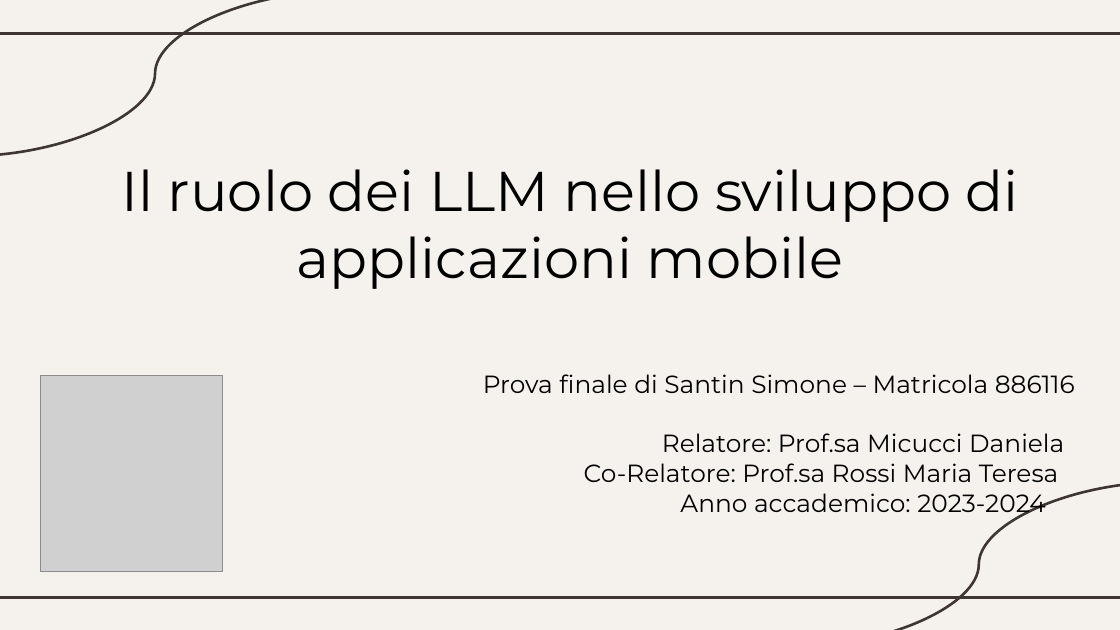
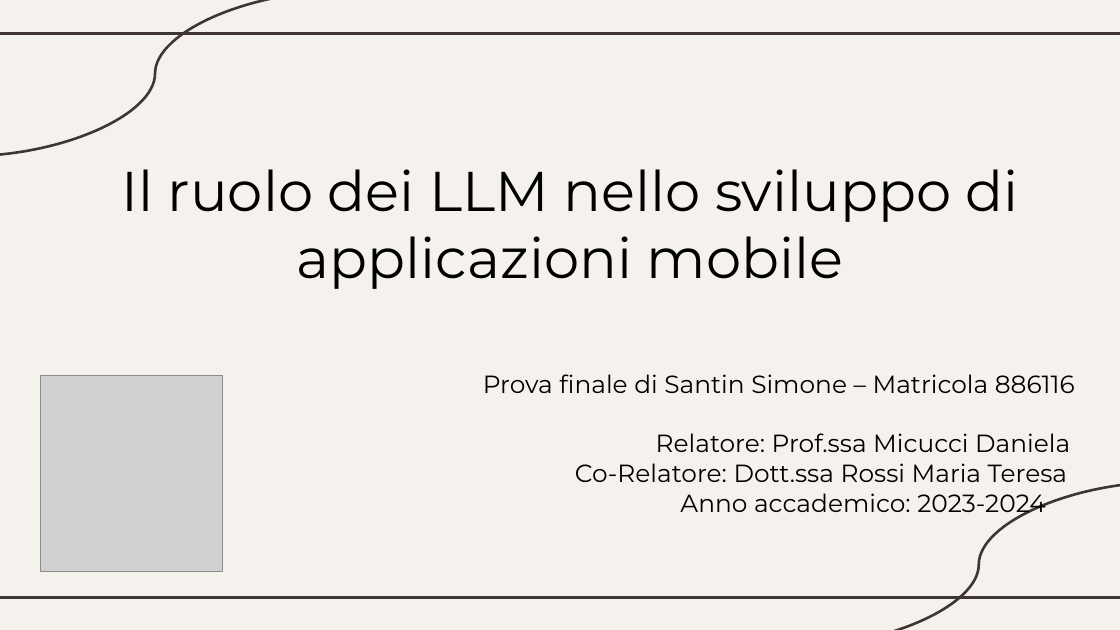
Before and after one commit to SimoneSantin/Tesi_LT_2024, a slide deck: slide 1 of Presentazione_LT_2024.pptx. Drawn at 1120x630 pixels with LibreOffice and Linux fonts; fonts in the diff are those of the drawing; grey boxes stand for pictures. Boxes give left, top, right and bottom in pixels: in the first picture for what was removed or moved away, otherwise in the second. Text is boxed around its words. In the diff, an @@ line names an element or a change of style, - is before the commit and + after.

```diff
--- a/Presentazione_LT_2024.pptx
+++ b/Presentazione_LT_2024.pptx
@@ subtitle at (575,433,1070,482): text changed @@
-Relatore: Prof.sa Micucci Daniela
-Co-Relatore: Prof.sa Rossi Maria Teresa
+Relatore: Prof.ssa Micucci Daniela
+Co-Relatore: Dott.ssa Rossi Maria Teresa
```
Also in this commit, not shown: 2 other files.
